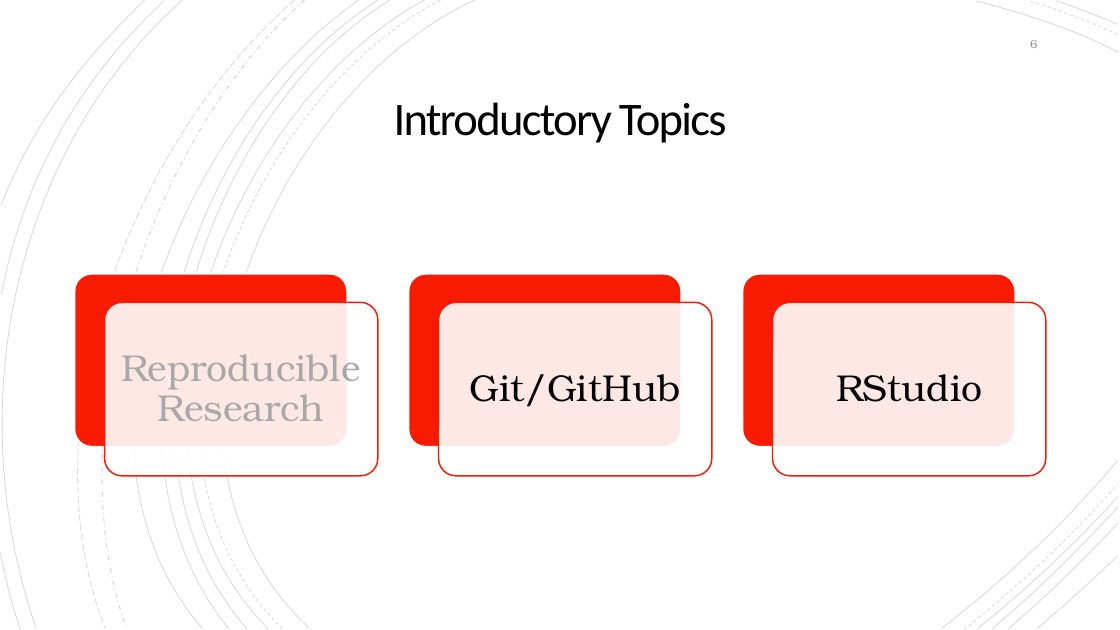
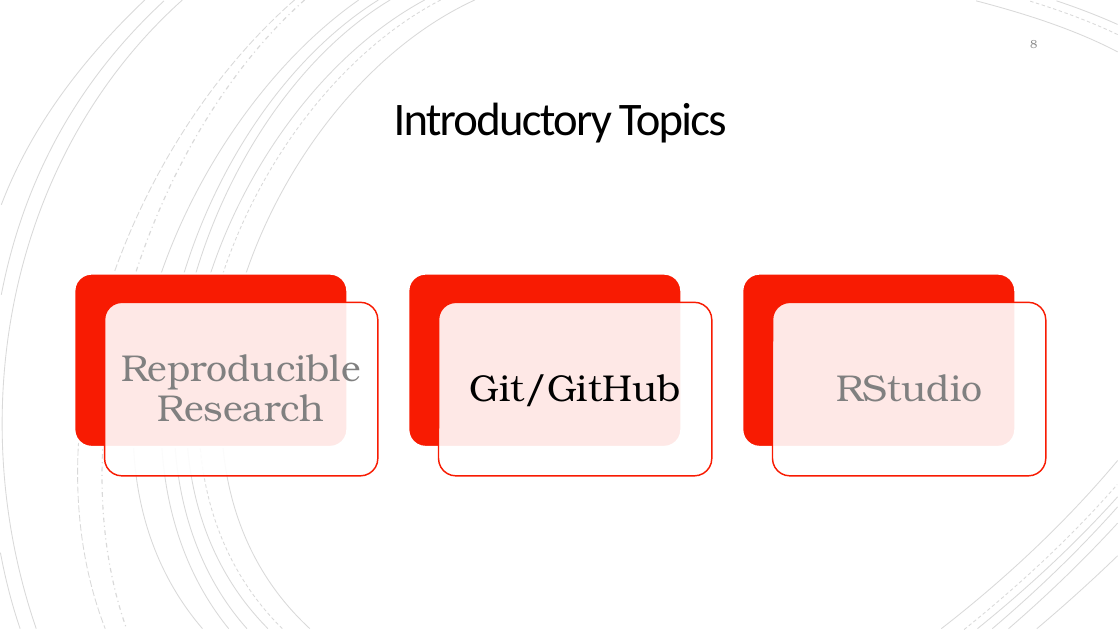
Before and after one commit to NeuroShepherd/R_Coding_Presentations, a slide deck: slide 8 of RStudio, Git, and Github/RStudio_Git_Github.pptx (slide 6 before the commit). Drawn at 1120x630 pixels with LibreOffice and Linux fonts; fonts in the diff are those of the drawing. Boxes give left, top, right and bottom in pixels: in the first picture for what was removed or moved away, otherwise in the second. Text is boxed around its words. In the diff, an @@ line names an element or a change of style, - is before the commit and + after.

```diff
--- a/RStudio, Git, and Github/RStudio_Git_Github.pptx
+++ b/RStudio, Git, and Github/RStudio_Git_Github.pptx
@@ page number at bbox=[1030, 40, 1037, 48]: text changed @@
-6
+8
@@ text "Reproducible Research" at bbox=[121, 354, 360, 421]: text colour #A8A8A8 to #808080 @@
@@ text "RStudio" at bbox=[836, 374, 982, 402]: text colour #000000 to #808080 @@
```
Also in this commit, not shown: 6 other slides changed, 2 slides added.
